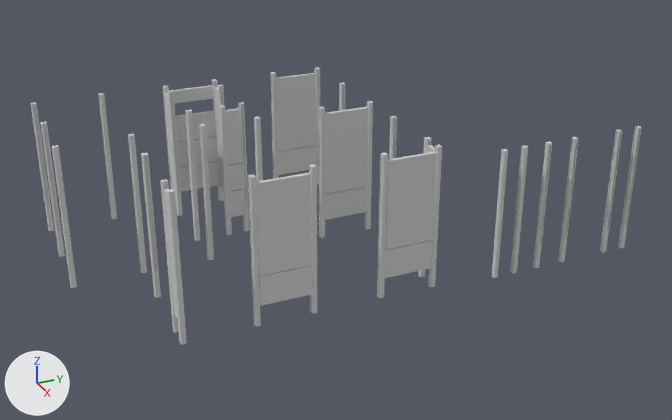
Before and after pictures for a commit that changed the Blender file ViviendaSistemaPrefaHolcim.blend.
The view is the same before and after, from a camera (50 mm lens) standing at (36.2, -12.7, 17.8) and looking at (0.1, 3.5, -0.3). Lighting does not change. The marker at lower left points along +X, +Y and +Z.

Names of what the first picture shows: 'B1-1120.002', 'B1-1120.003', 'B1-1120.006', 'B1-1120.007', 'B1-1120.008', 'B1-1120.009', 'B1-1120.010', 'B1-1120.011', 'B1-1120.013', 'B1-1120.014', 'ColTipoA', 'ColTipoB', 'ColTipoC', 'ColTipoC.004', 'ColTipoD', 'ColTipoD.003', 'ColTipoE', 'ColTipoF'.
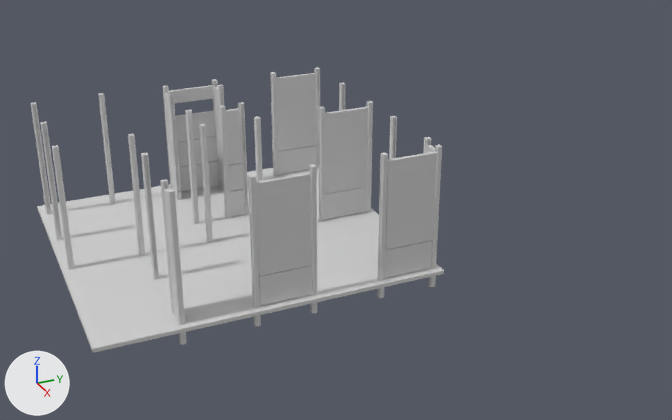
Boxes [x1, y1, x2, y2] around the edits, measured in the pictures (672 x 420 px):
'concreteFloor', added: after [37, 168, 444, 353]
'ColTipoA', deleted: before [492, 149, 508, 278]
'ColTipoB', deleted: before [511, 146, 528, 273]
'ColTipoC', deleted: before [533, 141, 552, 268]
'ColTipoD', deleted: before [558, 137, 579, 262]
'ColTipoF', deleted: before [600, 129, 622, 253]
'ColTipoE', deleted: before [618, 126, 641, 248]

The change, as a diff of the scene's bpy script:
```diff
--- a/ViviendaSistemaPrefaHolcim.blend.py
+++ b/ViviendaSistemaPrefaHolcim.blend.py
@@ me_cube @@
+me_cube.from_pydata(...)  # a box spanning x -1.0..1.0, y -1.0..1.0, z -1.0..1.0
+me_cube.materials.append(mat_material_003)  # its picture is missing
@@ ob_coltipoe @@
-ob_coltipoe = bpy.data.objects.new('ColTipoE', me_coltipob_cube_005)
-ob_coltipoe.location = (4.25, 17.18, 0.0)
-ob_coltipoe.rotation_euler = (1.571, 0.0, 0.0)  # degrees (90, 0, 0)
@@ ob_coltipof @@
-ob_coltipof = bpy.data.objects.new('ColTipoF', me_coltipob_cube_004)
-ob_coltipof.location = (4.25, 16.06, 0.0)
-ob_coltipof.rotation_euler = (1.571, 0.0, 0.0)  # degrees (90, 0, 0)
@@ ob_coltipod @@
-ob_coltipod = bpy.data.objects.new('ColTipoD', me_coltipob_cube_001)
-ob_coltipod.location = (4.25, 13.57, 0.0)
-ob_coltipod.rotation_euler = (1.571, 0.0, 0.0)  # degrees (90, 0, 0)
@@ ob_coltipoc @@
-ob_coltipoc = bpy.data.objects.new('ColTipoC', me_coltipoc_cube)
-ob_coltipoc.location = (4.25, 12.11, 0.0)
-ob_coltipoc.rotation_euler = (1.571, 0.0, 0.0)  # degrees (90, 0, 0)
@@ ob_coltipob @@
-ob_coltipob = bpy.data.objects.new('ColTipoB', me_coltipob_cube)
-ob_coltipob.location = (4.25, 10.83, 0.0)
-ob_coltipob.rotation_euler = (1.571, 0.0, 0.0)  # degrees (90, 0, 0)
@@ ob_coltipoa @@
-ob_coltipoa = bpy.data.objects.new('ColTipoA', me_cube_001)
-ob_coltipoa.location = (4.25, 9.78, 0.0)
-ob_coltipoa.rotation_euler = (1.571, 0.0, 0.0)  # degrees (90, 0, 0)
@@ ob_concretefloor @@
+ob_concretefloor = bpy.data.objects.new('concreteFloor', me_cube)
+ob_concretefloor.parent = ob_casaholcim
+ob_concretefloor.location = (-0.113, -1.777, -0.752)
+ob_concretefloor.scale = (6.83, 7.26, 0.0801)
```
